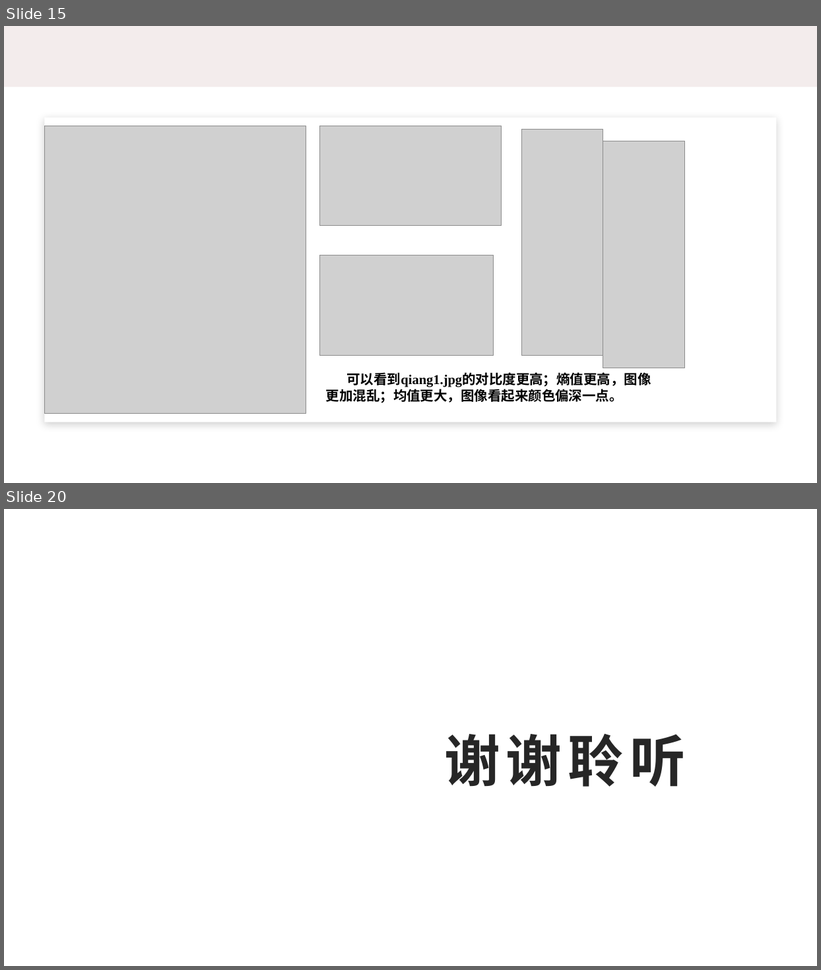
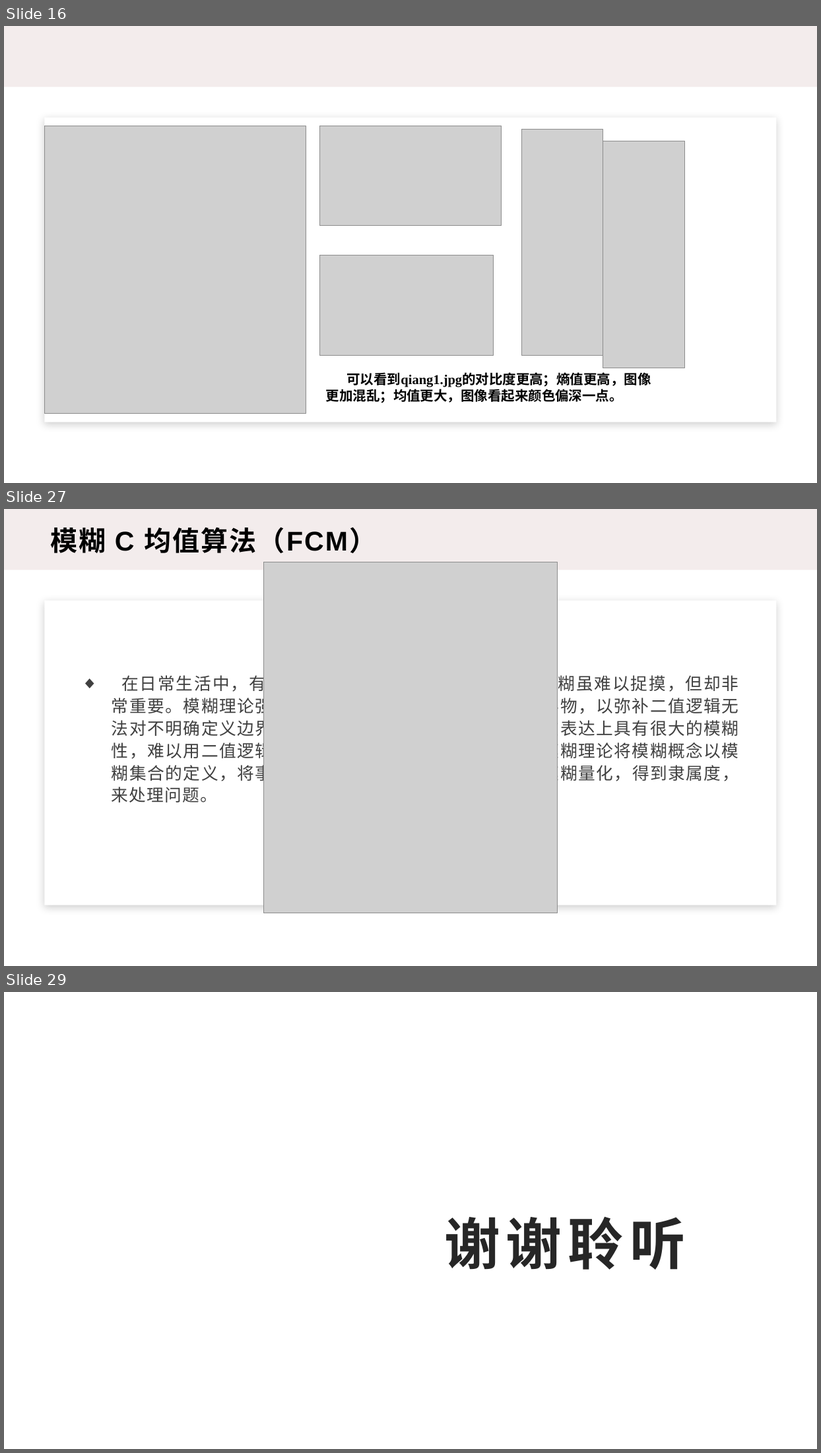
Before and after one commit to Jacky-007/master, a slide deck: 10185102144-董辰尧-09/10185102144-董辰尧-ppt.pptx. Shown one above the other, each under a label of ours: slides 15 and 20 before the commit, slides 16, 27 and 29 after it; the slides between them are not shown. The pictures are 821x970 and 821x1453 pixels, drawn with LibreOffice and Linux fonts; fonts in the diff are those of the drawing; grey boxes stand for pictures; background and template pictures are left out. Boxes give left, top, right and bottom in pixels: in the first picture for what was removed or moved away, otherwise in the second. Text is boxed around its words. In the diff, an @@ line names an element or a change of style, - is before the commit and + after.

```diff
--- a/10185102144-董辰尧-09/10185102144-董辰尧-ppt.pptx
+++ b/10185102144-董辰尧-09/10185102144-董辰尧-ppt.pptx
@@ slide 27 added at bbox=[4, 509, 817, 966], background #FFFFFF @@
@@ rectangle added at bbox=[4, 509, 817, 570], fill #F3ECEC @@
@@ text added at bbox=[51, 527, 376, 553], 32 pt, text #000000, bold @@
+模糊 C 均值算法（FCM）
@@ picture added at bbox=[264, 562, 557, 914] @@
@@ rectangle added at bbox=[45, 601, 777, 906], fill #FFFFFF @@
@@ text added at bbox=[112, 673, 739, 803], 20 pt, text #404040 @@
+◆ 在日常生活中，有许多事物或多或少都具有模糊性，模糊虽难以捉摸，但却非常重要。模糊理论强调以模糊逻辑来描述现实生活中的事物，以弥补二值逻辑无法对不明确定义边界事物描述的缺点。人类的自然语言在表达上具有很大的模糊性，难以用二值逻辑来完全描述现实生活中的事物。故模糊理论将模糊概念以模糊集合的定义，将事件属于某集合程度的隶属函数加以模糊量化，得到隶属度，来处理问题。
@@ what was slide 15 is now slide 16 @@
@@ what was slide 20 is now slide 29 @@
```
Also in this commit, not shown: 3 slides changed, 10 other slides added, 2 slides removed.
